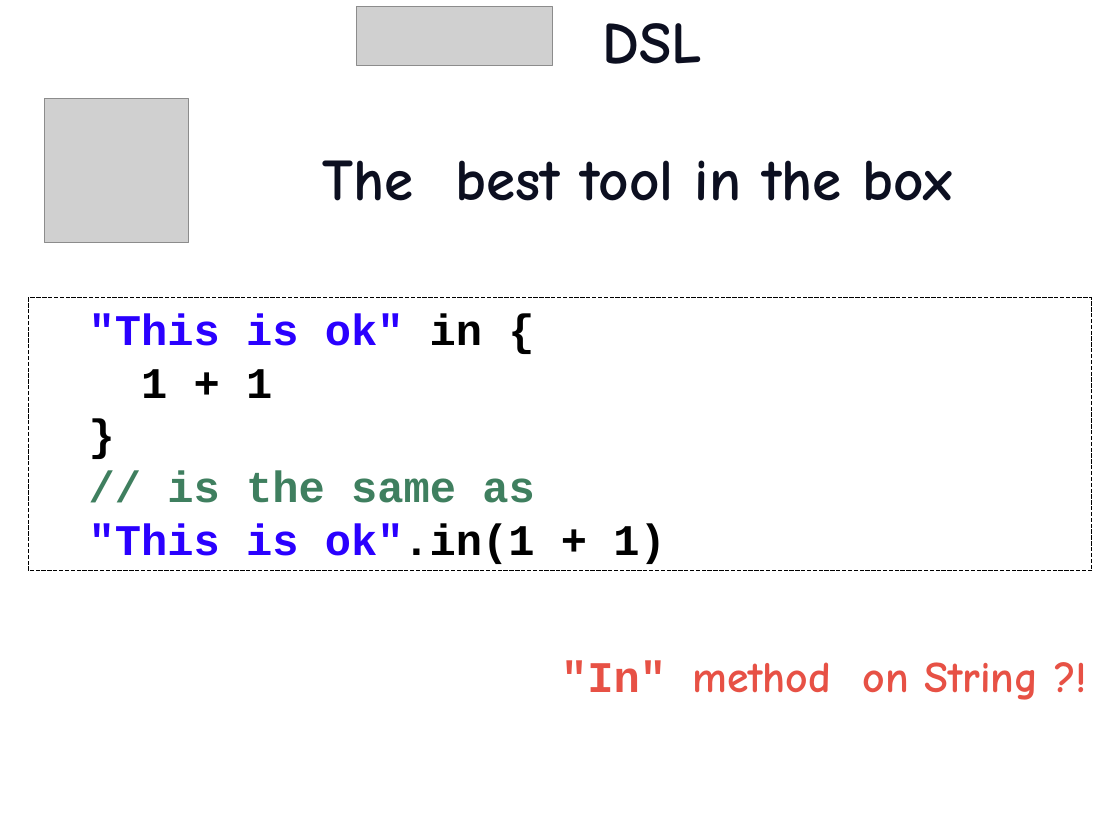
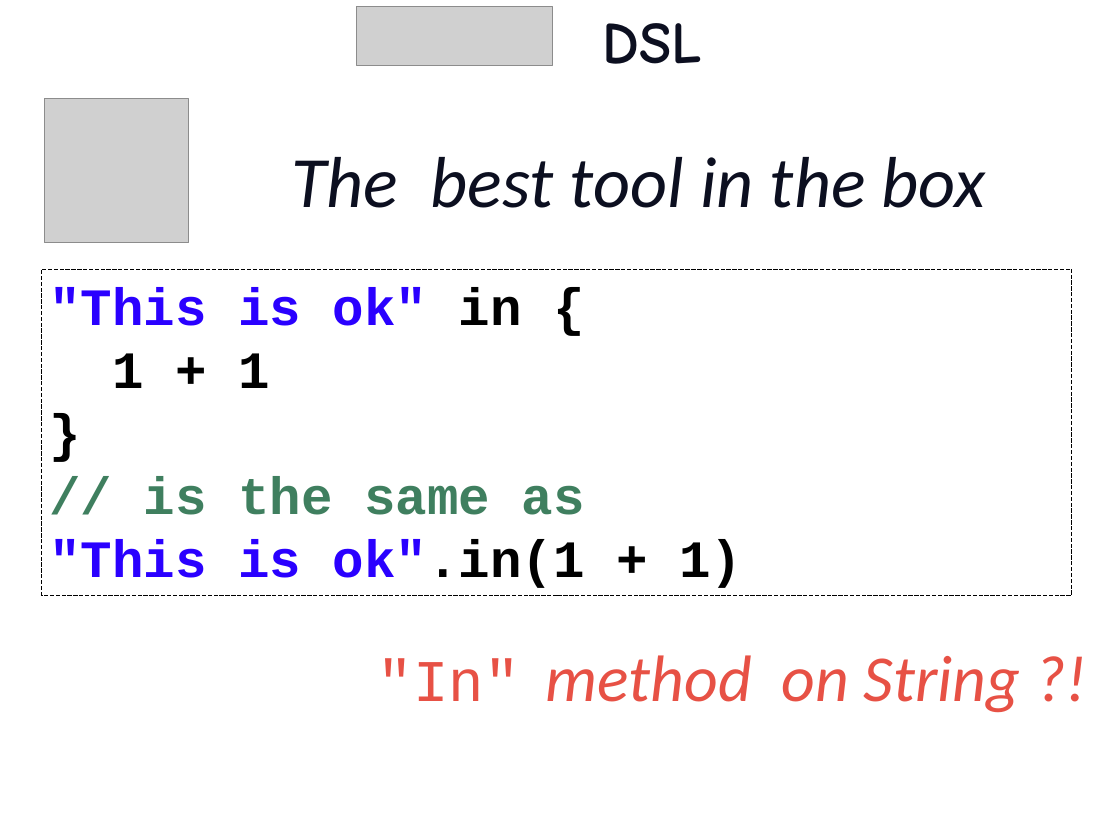
Before and after one commit to etorreborre/oscon-2010, a slide deck: slide 22 of src/main/resources/oscon_2010_specs.pptx. Drawn at 1120x840 pixels with LibreOffice and Linux fonts; fonts in the diff are those of the drawing; grey boxes stand for pictures; background and template pictures are left out. Boxes give left, top, right and bottom in pixels: in the first picture for what was removed or moved away, otherwise in the second. Text is boxed around its words. In the diff, an @@ line names an element or a change of style, - is before the commit and + after.

```diff
--- a/src/main/resources/oscon_2010_specs.pptx
+++ b/src/main/resources/oscon_2010_specs.pptx
@@ text "The best tool in the ...": place and size @@
-text "The best tool in the ..." at (322, 160, 952, 201)
+text "The best tool in the ..." at (291, 157, 986, 208)
@@ text "The best tool in the ..." at (291, 157, 986, 208): size 54 to 66 pt, font Comic Neue to Calibri, bold off, italic on @@
@@ rectangle ""This is ok" in {": place and size @@
-rectangle ""This is ok" in {" at (28, 298, 1092, 571)
+rectangle ""This is ok" in {" at (42, 269, 1072, 595)
@@ rectangle ""This is ok" in {" at (42, 269, 1072, 595): size 40 to 48 pt @@
@@ text ""In" method on String ?!": place and size @@
-text ""In" method on String ?!" at (561, 661, 1038, 700)
+text ""In" method on String ?!" at (378, 655, 1021, 713)
@@ text ""In" method on String ?!" at (378, 655, 1021, 713): size 40 to 54 pt in ""In""; size 40 to 60 pt, font Comic Neue to Calibri, italic on in "method on String ?!"; bold off @@
```
Also in this commit, not shown: 37 other slides changed, 3 slides added, 1 slide removed.
